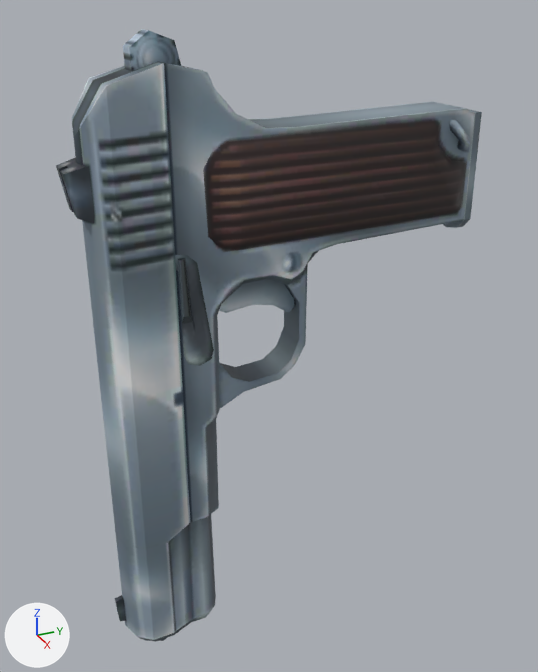
The FBX model public/fbx/w399026_01/w399026_01.fbx: old version first, new version second.
Before and after are seen from a 50 mm camera at (0.00244, -0.00165, 0.00022) aimed at (-0.00004, -0.00053, -0.00102). Lighting does not change. The marker at lower left points along +X, +Y and +Z. Where no turn or scale is listed for an object, it has been applied to the vertices.

In view in the first picture: 'mGun'.
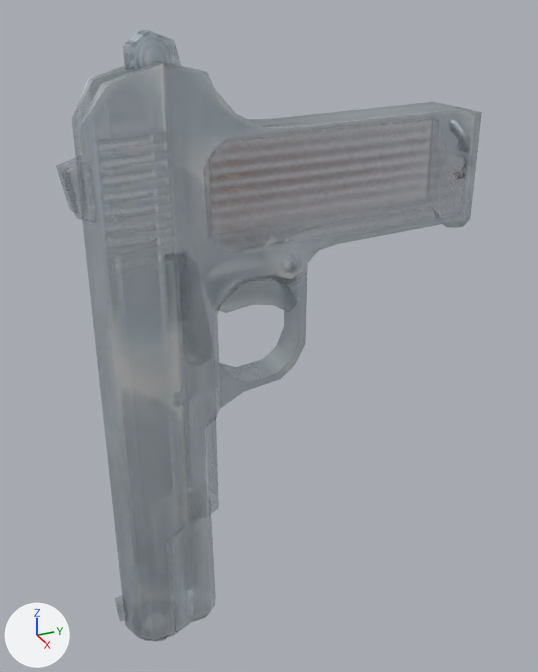
The newer file is also turned or shifted as a whole; pictures and numbers use the older file's frame.

Diff of the bpy script that builds the scene:
```diff
--- a/public/fbx/w399026_01/w399026_01.fbx.py
+++ b/public/fbx/w399026_01/w399026_01.fbx.py
@@ img_w399026_01_png @@
-img_w399026_01_png = load_image('w399026_01.png', 'w399026_01.png', 256, 256, 'sRGB')
+img_w399026_01_png = load_image('w399026_01.png', 'w399026_01.png', 256, 256, 'Non-Color')
@@ mat_mtwepgun_002 @@
+mat_mtwepgun_002 = bpy.data.materials.new('mtWepGun.002')
+# uses the picture img_w399026_01_png
@@ me_mgun @@
 me_mgun.from_pydata(...)  # 302 vertices, 497 faces; spans x -0.00013..0.00019, y -0.00102..0.00062, z -0.00178..0.00063
-me_mgun.materials.append(mat_mtwepgun)  # picture img_w399026_01_png
+me_mgun.materials.append(mat_mtwepgun_002)
```

Boxes [x1, y1, x2, y2] around the edits, measured in the pictures (538 x 672 px):
'mGun', surface changed, recoloured: [56, 29, 482, 642] in both
